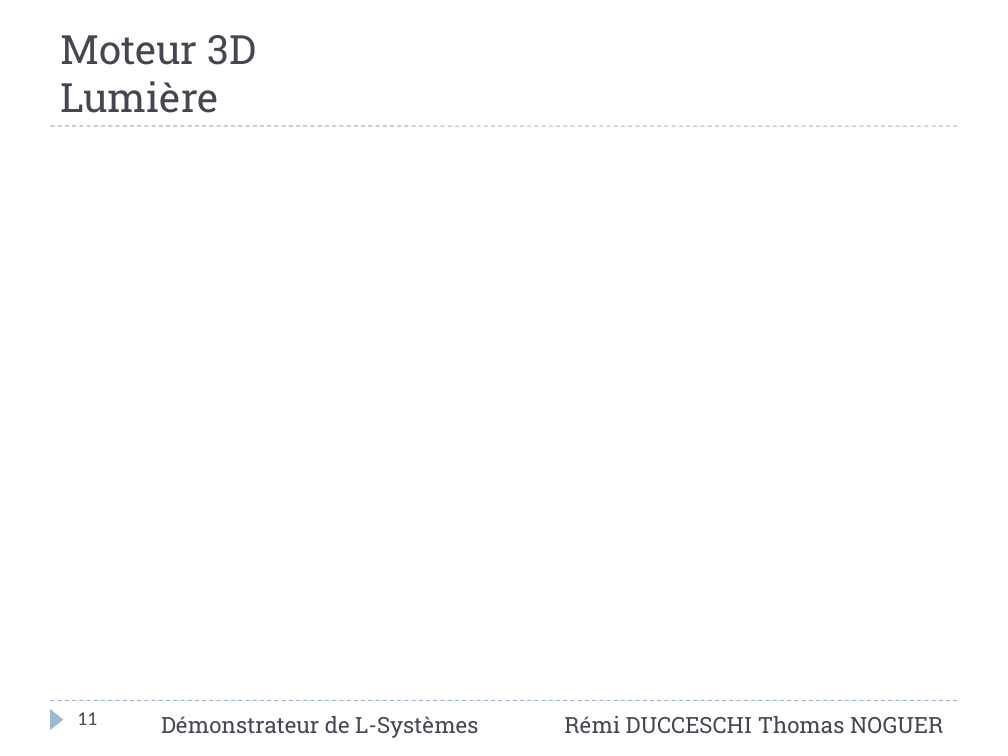
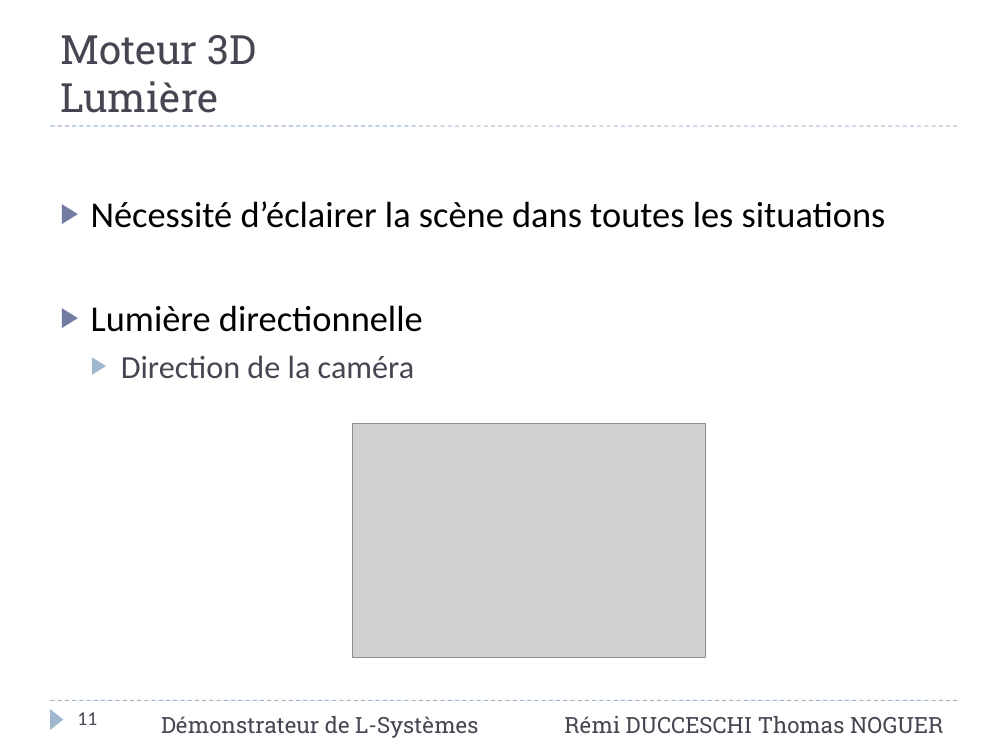
Before and after one commit to Cepheus/L-Systems, a slide deck: slide 11 of doc/Rapport/Présentation.pptx. Drawn at 1008x756 pixels with LibreOffice and Linux fonts; fonts in the diff are those of the drawing; grey boxes stand for pictures. Boxes give left, top, right and bottom in pixels: in the first picture for what was removed or moved away, otherwise in the second. Text is boxed around its words. In the diff, an @@ line names an element or a change of style, - is before the commit and + after.

```diff
--- a/doc/Rapport/Présentation.pptx
+++ b/doc/Rapport/Présentation.pptx
@@ text added at box(91, 201, 886, 378), 26 pt, text #000000 @@
+▶ Nécessité d’éclairer la scène dans toutes les situations
+▶ Lumière directionnelle
+  ▶ Direction de la caméra
@@ picture added at box(353, 423, 706, 657) @@
```
Also in this commit, not shown: 9 other slides changed, 1 slide added, 1 slide removed.
